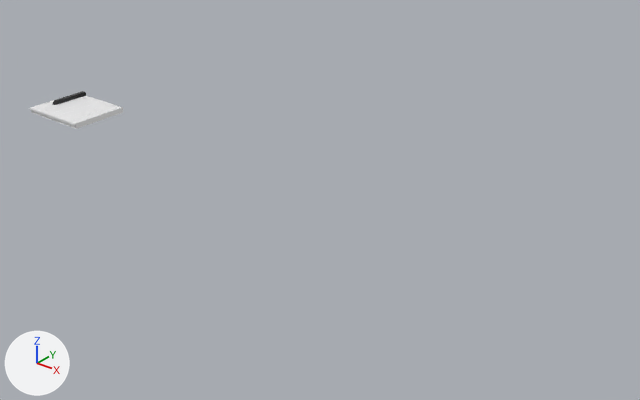
Before and after pictures for a commit that changed the Blender file BlendFiles/pianoPlay.blend.
Before and after are seen from a 50 mm lens placed at (1.827, -1.298, 0.754), pointed at (0.806, -0.021, -0.038). The lights are fixed; the arrows at lower left show +X, +Y and +Z. The same objects are shown in both versions, whatever each file hides.

Names of what the first picture shows: 'CDPKey.000'.
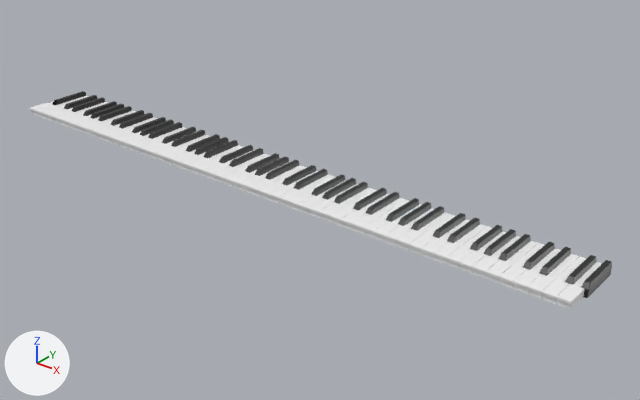
Pixel boxes (x1, y1, x2, y2) of what changed, in the pictures (640 x 400 px):
'CDPKey.000', reshaped, modifiers changed (520% wider, 544% taller): before (30, 96, 123, 129); after (30, 91, 612, 309)
part 1 of me_cube_009, built on: before (47, 96, 123, 129); after (47, 94, 612, 309)

The edits, one by one:
me_cube_009 is used by ob_cdpkey_000; location (0.013, 0.064, 0.007); scale (0.113, 0.14, 0.0966).
me_cube_009 had 16 vertices, 14 faces and spanned x -0.108..0.108, y -1.489..-0.461, z -0.071..0.071.
me_cube_009 now has 3294 vertices, 3045 faces and spans x -0.108..1.49, y -1.489..-0.461, z -0.096..0.164.
me_cube_009 part 1: 2 vertices moved from x -0.108..0.108, y -1.461, z -0.071 to x -0.108..0.108, y -1.461, z -0.096; 6 vertices removed from x -0.108..0.108, y -0.461, z -0.071..0.071; 3284 vertices added at x -0.108..1.49, y -1.489..-0.461, z -0.096..0.164.
me_cube_009 now uses material mat_blackkey (black #202122).
Object 'CDPKey.000' (ob_cdpkey_000) gains a BEVEL modifier named 'Bevel'.
Modifier setting: width = 0.03.
Modifier setting: width_pct = 0.03.
Modifier setting: segments = 20.
Modifier setting: angle_limit = 1.567.
Modifier setting: profile = 0.688.
Object 'CDPKey.000' (ob_cdpkey_000) has a ARRAY modifier named 'Array'.
On modifier 'Array' of object 'CDPKey.000' (ob_cdpkey_000), count goes from 7 to 8.
Object 'CDPKey.000' (ob_cdpkey_000) has a ARRAY modifier named 'Array'.
On modifier 'Array' of object 'CDPKey.000' (ob_cdpkey_000), constant_offset_displace goes from (0.005, 0.0, 0.0) to (1.546, 0.0, 0.0).
Modifier setting: use_relative_offset = False.
